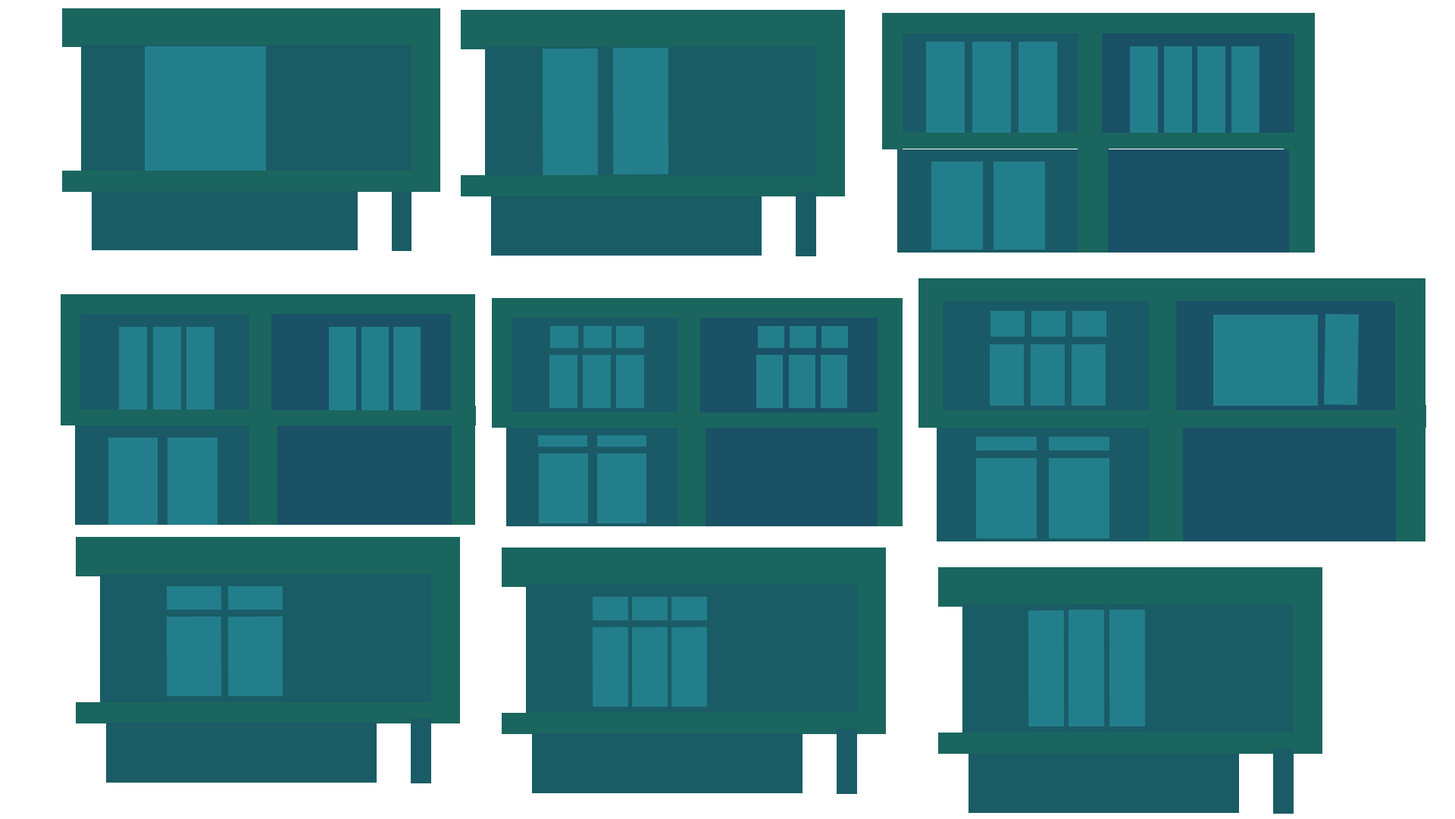
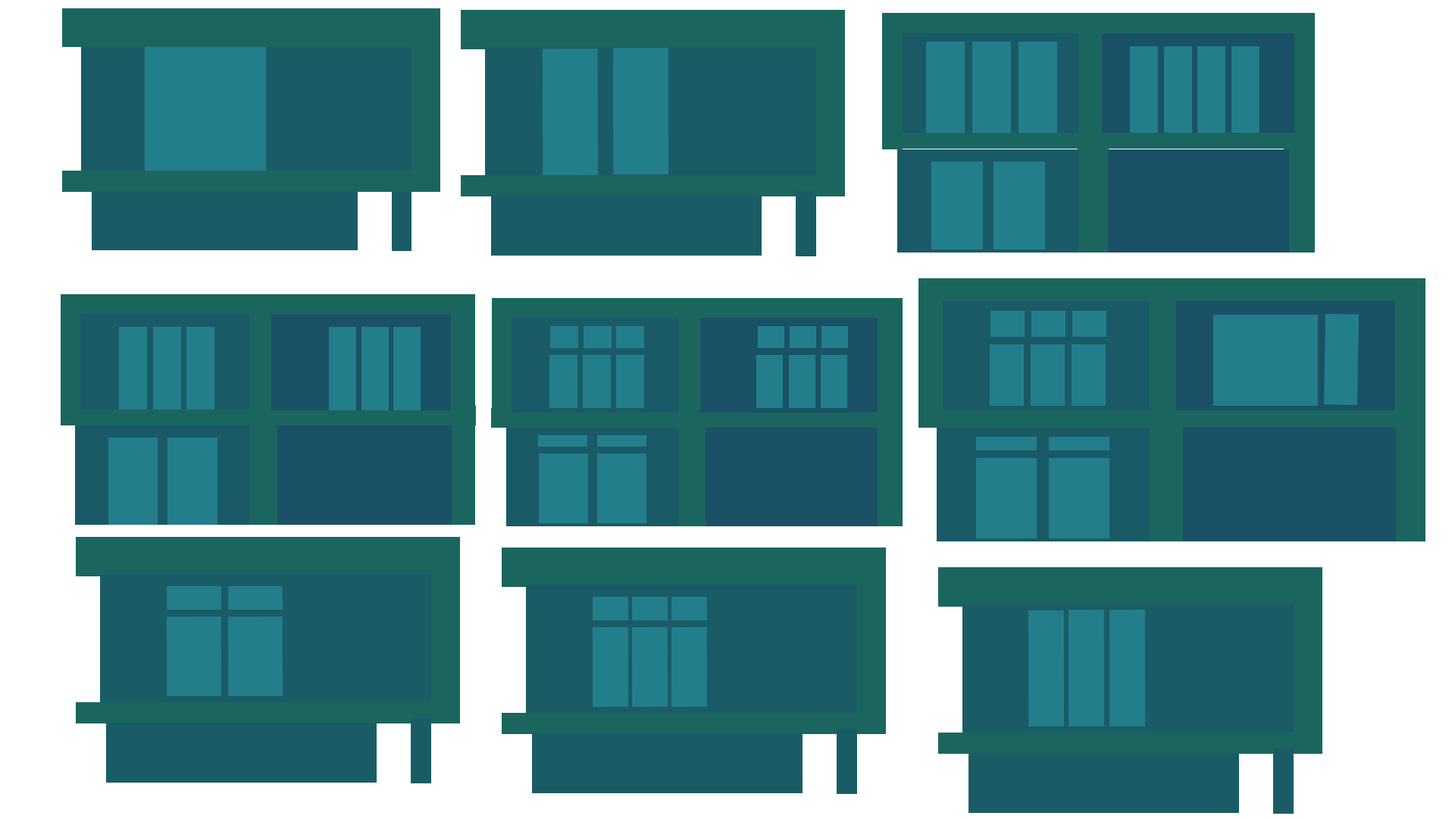
Layered file, before and after one edit (1455x819). Changes by layer:
renamed "Rectangle 1" to "roof", moved it above "wall right" over [81, 44, 412, 47]
added group "windows" (1st of 8, in "modern houses" › "house 2") with 2 layers in group "house 2" over [555, 110, 633, 176]
renamed "Rectangle 1 copy 7" to "window 2", moved it into group "windows", painted on it over [613, 110, 633, 175]
renamed "Rectangle 2 copy 6" to "floor 1", painted on it over [491, 407, 492, 428]
renamed "Rectangle 2 copy 6" to "floor 1", painted on it over [1425, 404, 1427, 428]
